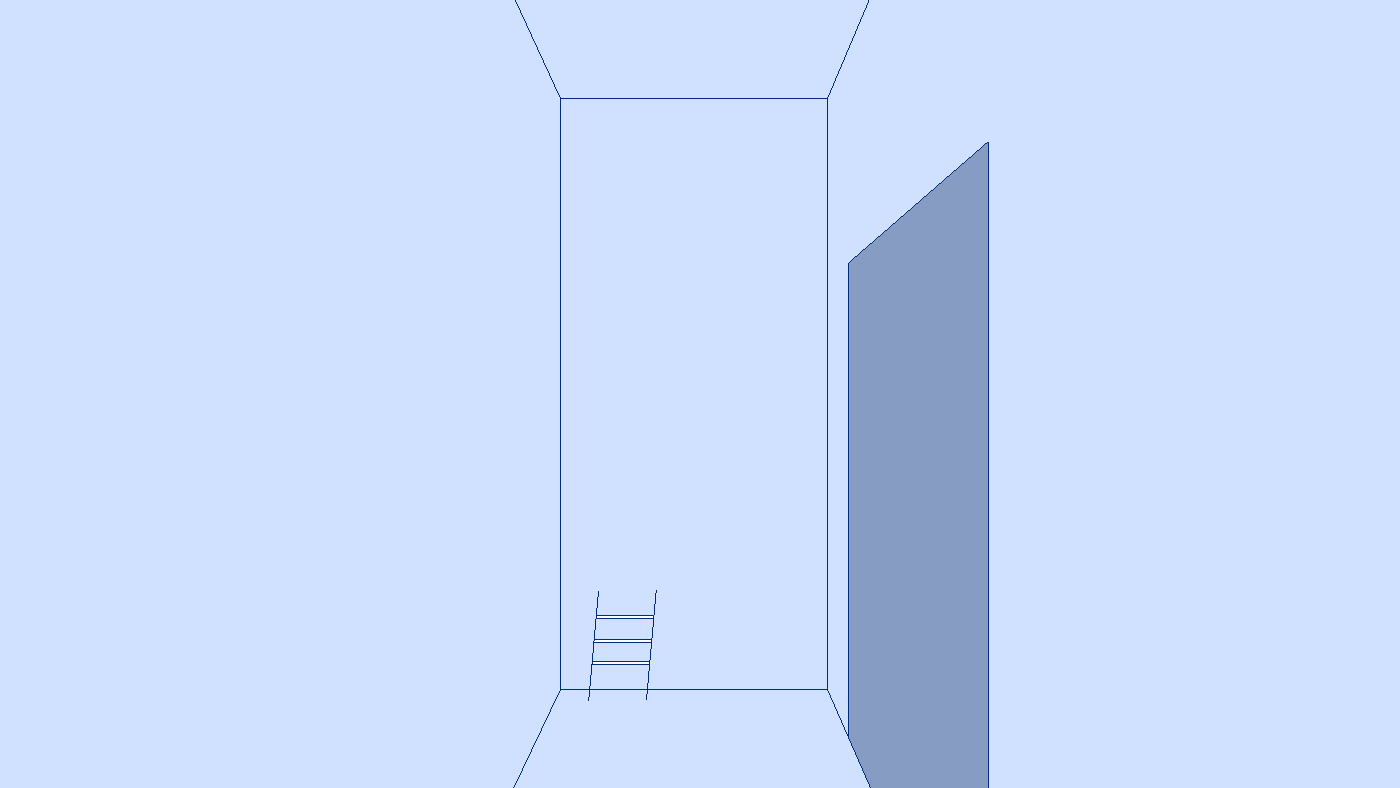
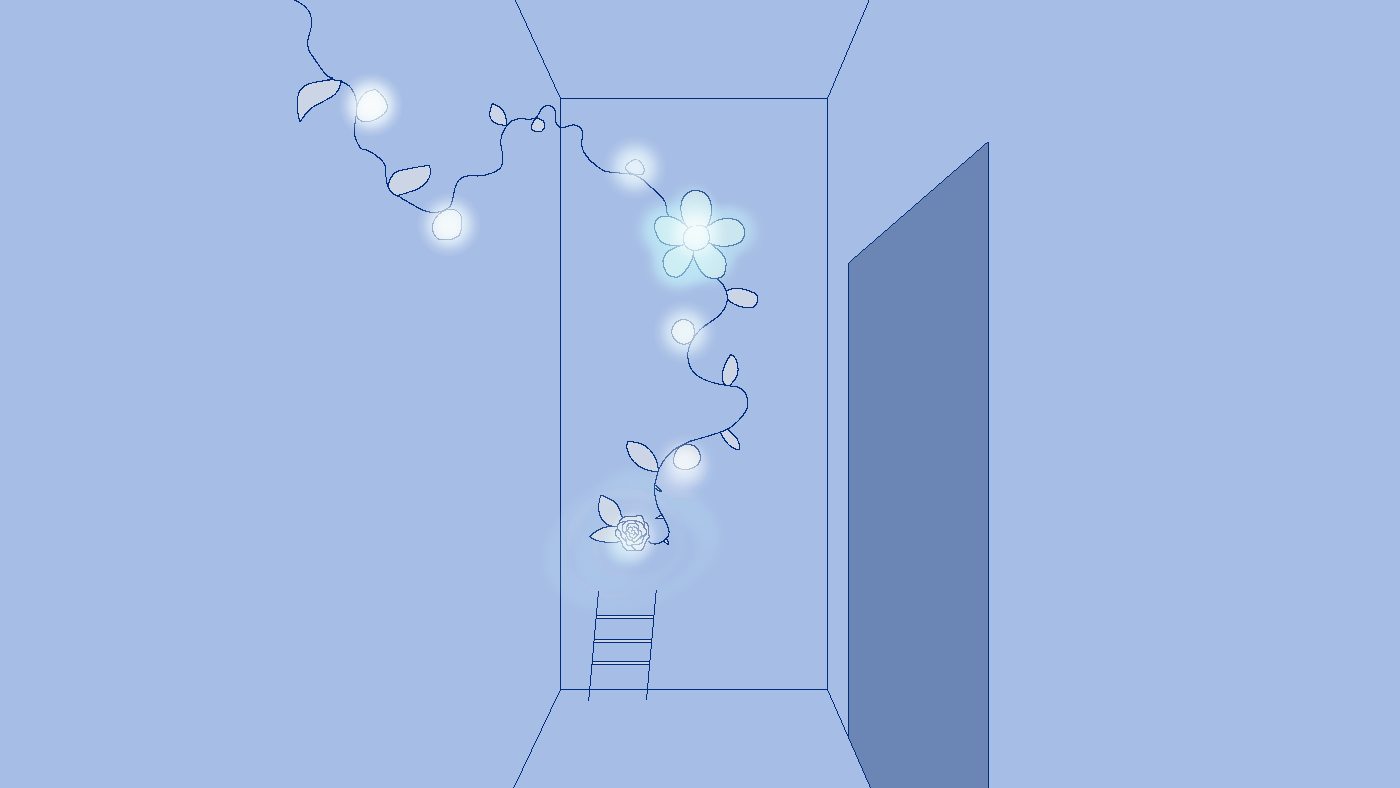
Before/after of a w=1400, h=788 layered artwork. What changed in the layer stack:
added layer "Paint Layer 5" above "Copy of Paint Layer 3" over [left=0, top=0, right=1400, bottom=788]
painted on "Copy of Paint Layer 3" over [left=832, top=128, right=1024, bottom=788]
painted on "Paint Layer 3" over [left=832, top=128, right=1024, bottom=788]
added layer "Paint Layer 4" above "Paint Layer 2" over [left=128, top=0, right=768, bottom=576]
painted on "Background" over [left=0, top=0, right=1400, bottom=788]